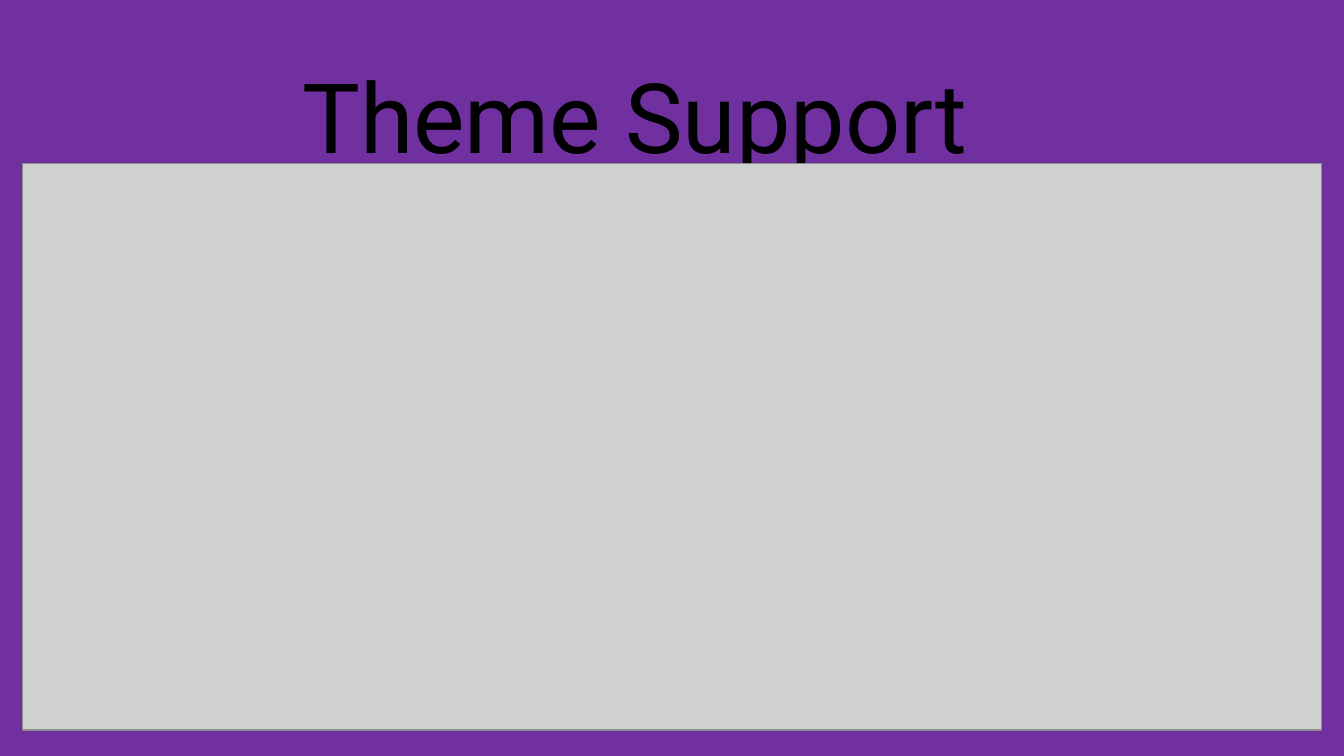
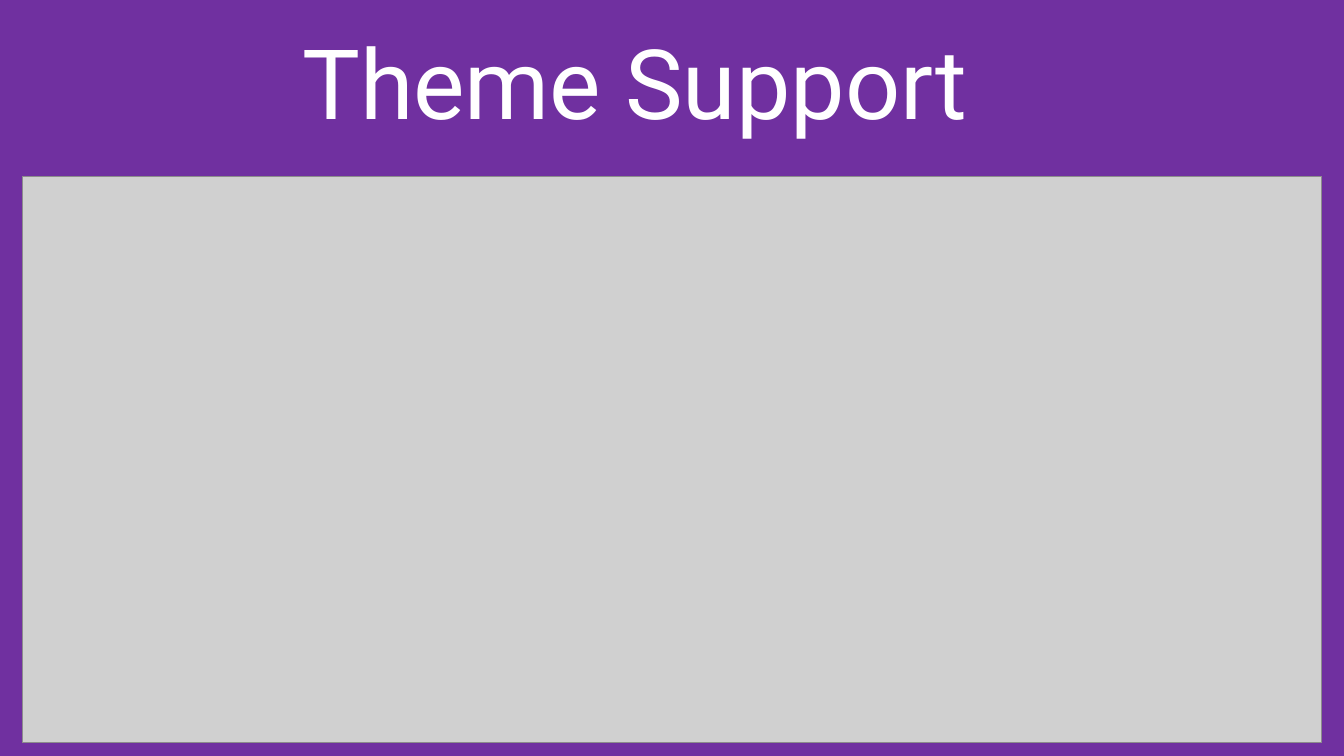
Before and after one commit to MukeshDubey1420/Front-End-Basics-Documents, a slide deck: slide 8 of Bootstrap.pptx. Drawn at 1344x756 pixels with LibreOffice and Linux fonts; fonts in the diff are those of the drawing; grey boxes stand for pictures. Boxes give left, top, right and bottom in pixels: in the first picture for what was removed or moved away, otherwise in the second. Text is boxed around its words. In the diff, an @@ line names an element or a change of style, - is before the commit and + after.

```diff
--- a/Bootstrap.pptx
+++ b/Bootstrap.pptx
@@ title "Theme Support": place and size @@
-title "Theme Support" at (302, 80, 967, 176)
+title "Theme Support" at (302, 46, 967, 139)
@@ title "Theme Support" at (302, 46, 967, 139): text colour #000000 to #FFFFFF @@
@@ picture: place and size @@
-picture at (23, 164, 1322, 730)
+picture at (23, 176, 1322, 742)
```
Also in this commit, not shown: 6 other slides changed, 1 other file.
